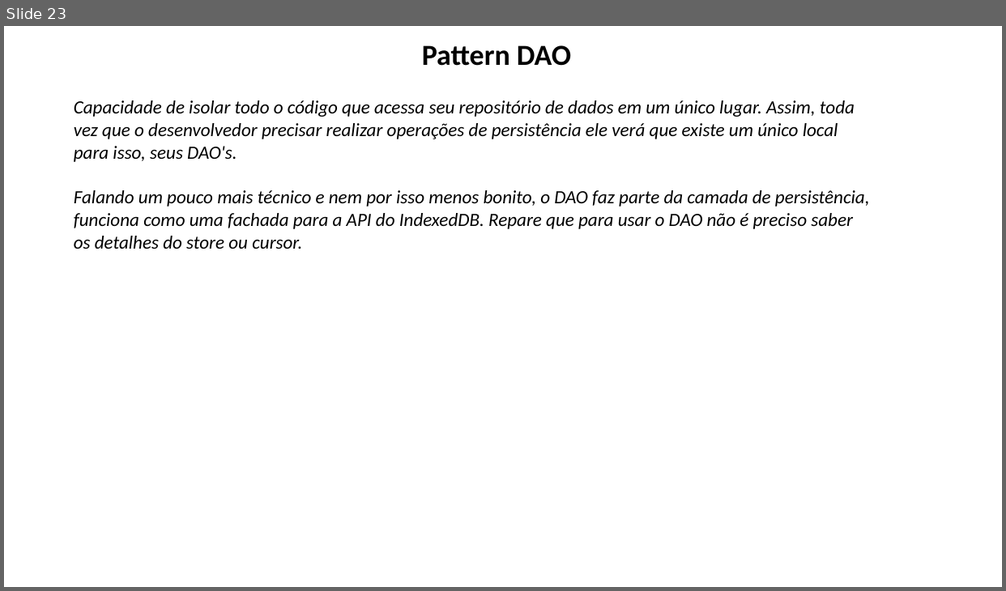
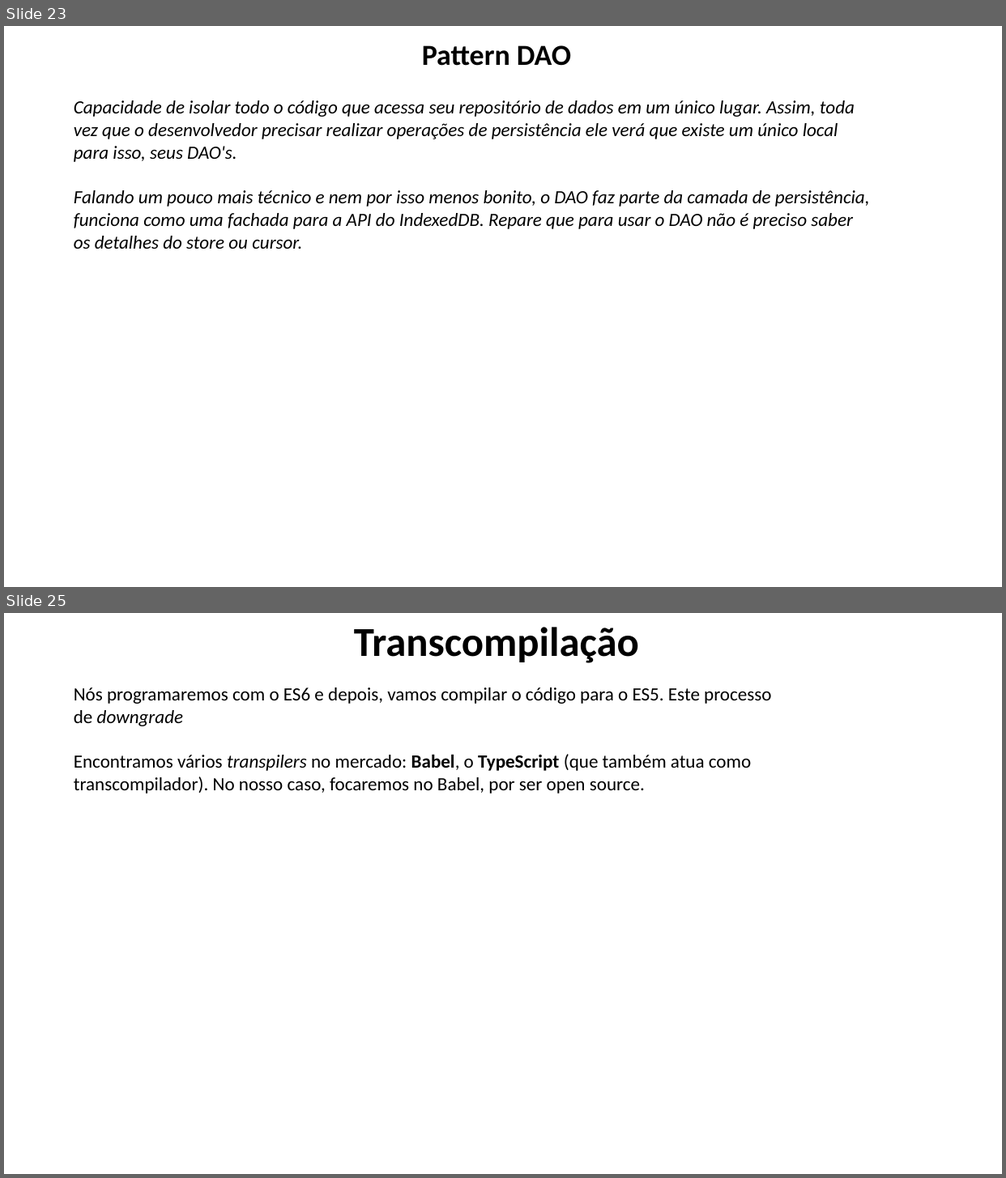
Before and after one commit to lacsousa/js-es6-oo-pp-avanc1, a slide deck: docs/JS Avançado 1-2-3-resumo.pptx. Shown one above the other, each under a label of ours: slide 23 before the commit, slides 23 and 25 after it; the slides between them are not shown. The pictures are 1006x591 and 1006x1178 pixels, drawn with LibreOffice and Linux fonts; fonts in the diff are those of the drawing. Boxes give left, top, right and bottom in pixels: in the first picture for what was removed or moved away, otherwise in the second. Text is boxed around its words. In the diff, an @@ line names an element or a change of style, - is before the commit and + after.

Commit message:
Adicionando Transpiler Babel - Código gerado com erro; Tratar depois

```diff
--- a/docs/JS Avançado 1-2-3-resumo.pptx
+++ b/docs/JS Avançado 1-2-3-resumo.pptx
@@ slide 25 added at (x1=4, y1=613, x2=1002, y2=1174), background #FFFFFF @@
@@ title added at (x1=354, y1=627, x2=639, y2=663), 39.6 pt, text #000000, bold @@
+Transcompilação
@@ text added at (x1=74, y1=688, x2=771, y2=794), 18 pt, text #000000 @@
+Nós programaremos com o ES6 e depois, vamos compilar o código para o ES5. Este processo de downgrade
+Encontramos vários transpilers no mercado: Babel, o TypeScript (que também atua como transcompilador). No nosso caso, focaremos no Babel, por ser open source.
```
Also in this commit, not shown: 1 slide changed, 1 other slide added, 56 other files.
